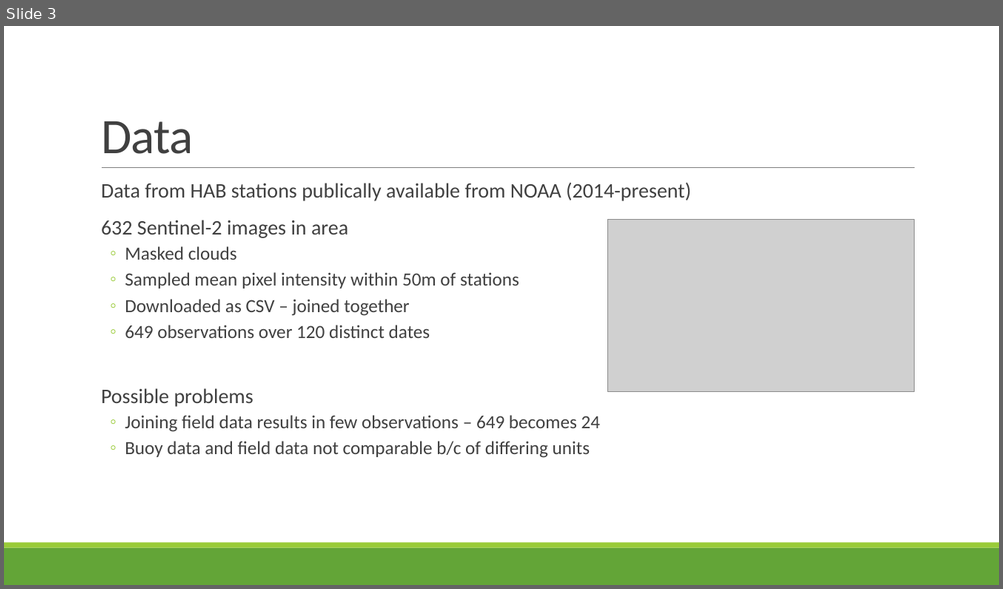
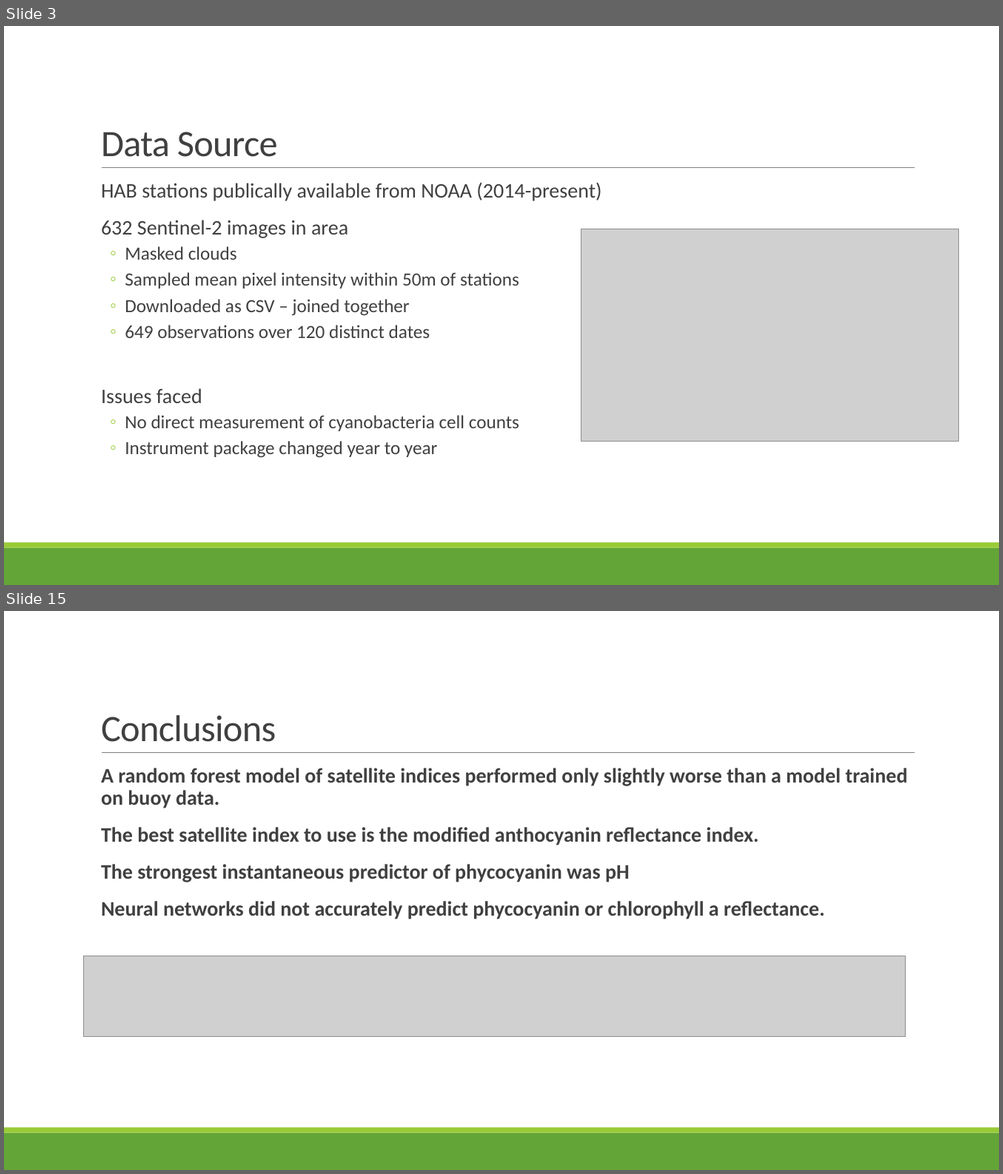
Before and after one commit to s-kganz/erie_habs, a slide deck: 04_presentation/HABs with Sentinel-2.pptx. Shown one above the other, each under a label of ours: slide 3 before the commit, slides 3 and 15 after it; the slides between them are not shown. The pictures are 1003x589 and 1003x1174 pixels, drawn with LibreOffice and Linux fonts; fonts in the diff are those of the drawing; grey boxes stand for pictures. Boxes give left, top, right and bottom in pixels: in the first picture for what was removed or moved away, otherwise in the second. Text is boxed around its words. In the diff, an @@ line names an element or a change of style, - is before the commit and + after.

```diff
--- a/04_presentation/HABs with Sentinel-2.pptx
+++ b/04_presentation/HABs with Sentinel-2.pptx
@@ slide 15 added at box(4, 611, 999, 1170), background #FFFFFF; not listed: 3 template elements that a slide beside it also shows @@
@@ title added at box(101, 715, 276, 742), 36 pt, text #404040 @@
+Conclusions
@@ text added at box(101, 768, 908, 920), 20 pt, text #404040, bold @@
+  A random forest model of satellite indices performed only slightly worse than a model trained on buoy data.
+  The best satellite index to use is the modified anthocyanin reflectance index.
+  The strongest instantaneous predictor of phycocyanin was pH
+  Neural networks did not accurately predict phycocyanin or chlorophyll a reflectance.
@@ picture added at box(84, 957, 905, 1037) @@
@@ slide 3 changed as well @@
@@ title at box(101, 132, 278, 157): text changed; size 48 to 36 pt @@
-Data
+Data Source
@@ text at box(101, 182, 601, 201): text changed @@
-  Data from HAB stations publically available from NOAA (2014-present)
+  HAB stations publically available from NOAA (2014-present)
@@ picture: place and size @@
-picture at box(608, 219, 914, 392)
+picture at box(580, 229, 959, 442)
@@ text at box(101, 389, 519, 458): text changed @@
-  Possible problems
-  ◦ Joining field data results in few observations – 649 becomes 24
-  ◦ Buoy data and field data not comparable b/c of differing units
+  Issues faced
+  ◦ No direct measurement of cyanobacteria cell counts
+  ◦ Instrument package changed year to year
```
Also in this commit, not shown: 2 other slides changed, 12 other slides added, 1 slide removed, 7 other files.
